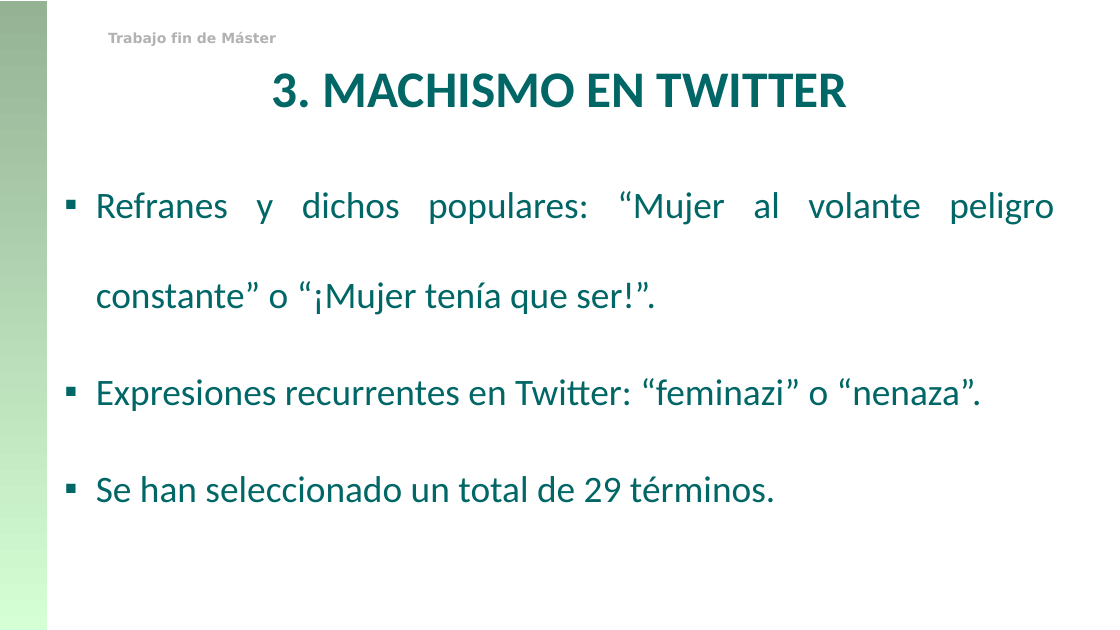
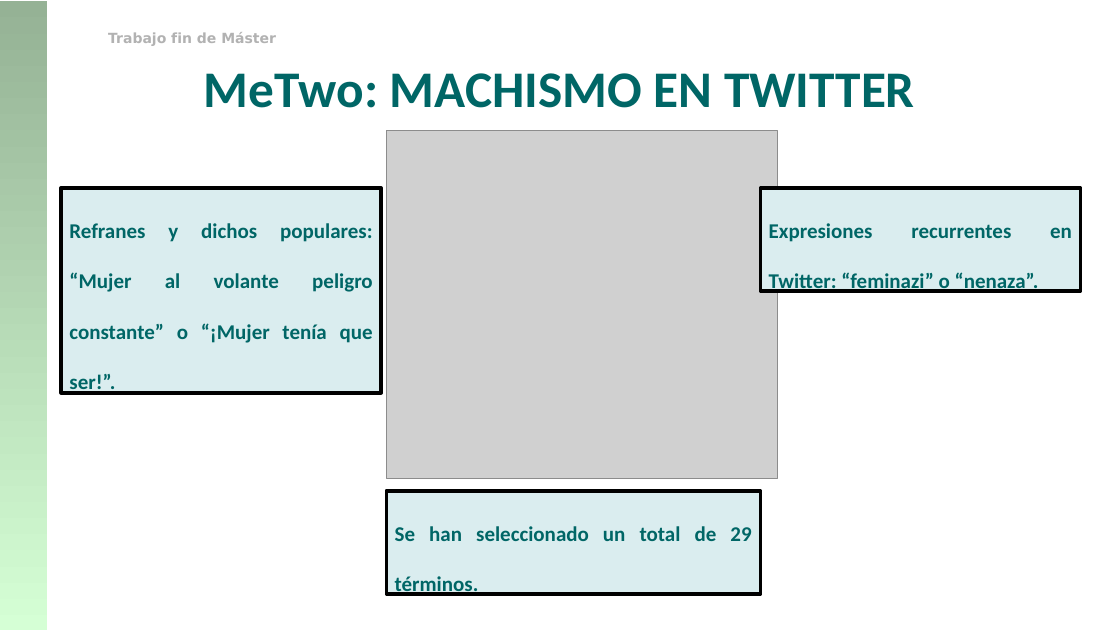
Before and after one commit to franciscorodriguez92/uned-tfm, a slide deck: slide 8 of TFM_Francisco_Rodriguez.pptx (slide 10 before the commit). Drawn at 1120x630 pixels with LibreOffice and Linux fonts; fonts in the diff are those of the drawing; grey boxes stand for pictures; background and template pictures are left out. Boxes give left, top, right and bottom in pixels: in the first picture for what was removed or moved away, otherwise in the second. Text is boxed around its words. In the diff, an @@ line names an element or a change of style, - is before the commit and + after.

```diff
--- a/TFM_Francisco_Rodriguez.pptx
+++ b/TFM_Francisco_Rodriguez.pptx
@@ text at [204,73,915,108]: text changed @@
-3. MACHISMO EN TWITTER
+MeTwo: MACHISMO EN TWITTER
@@ picture added at [386,131,777,478] @@
@@ rectangle added at [61,188,381,393], fill #DAEDEF, outline #000000 3 pt, 18 pt, text #006666, bold @@
+Refranes y dichos populares: “Mujer al volante peligro constante” o “¡Mujer tenía que ser!”.
@@ text removed at [96,191,1054,503] @@
-▪ Refranes y dichos populares: “Mujer al volante peligro constante” o “¡Mujer tenía que ser!”.
-▪ Expresiones recurrentes en Twitter: “feminazi” o “nenaza”.
-▪ Se han seleccionado un total de 29 términos.
@@ rectangle added at [760,188,1081,292], fill #DAEDEF, outline #000000 3 pt, 18 pt, text #006666, bold @@
+Expresiones recurrentes en Twitter: “feminazi” o “nenaza”.
@@ rectangle added at [386,491,760,594], fill #DAEDEF, outline #000000 3 pt, 18 pt, text #006666, bold @@
+Se han seleccionado un total de 29 términos.
```
Also in this commit, not shown: 26 other slides changed, 14 slides added, 9 slides removed, 4 other files.
